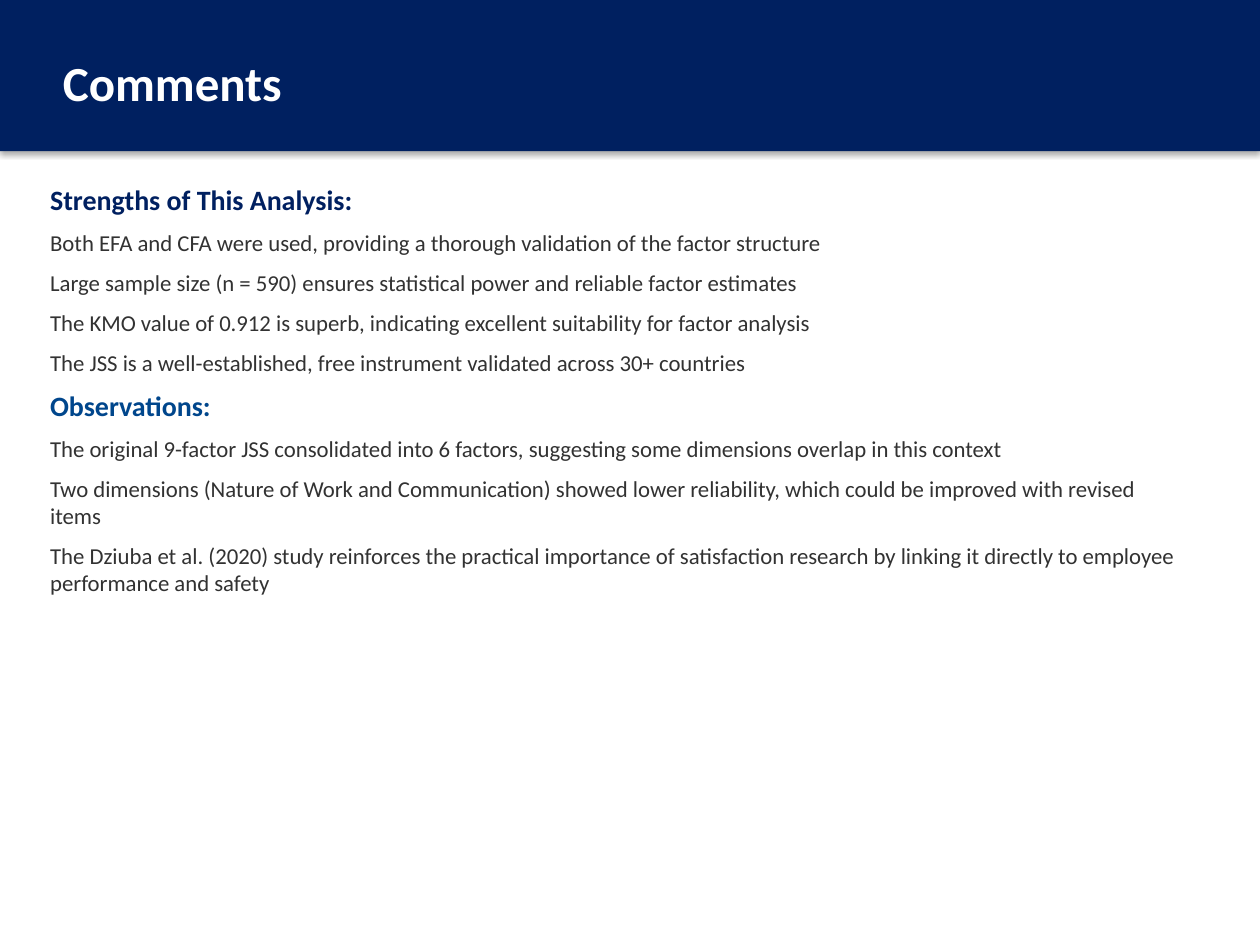
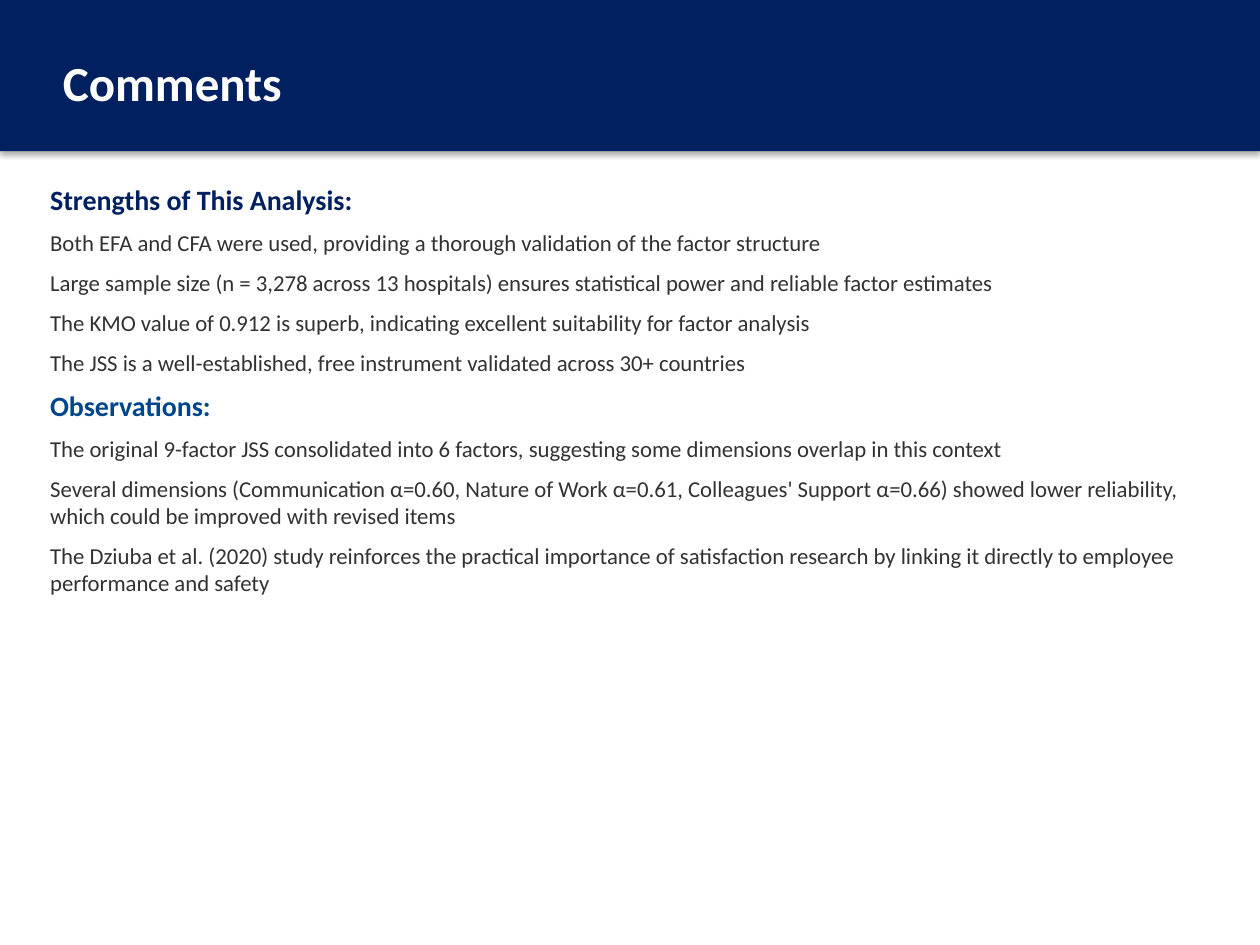
Before and after one commit to thenaivedetective/sp500-stock-performance, a slide deck: slide 22 of Factor_Analysis_JobSatisfaction_Presentation.pptx. Drawn at 1260x945 pixels with LibreOffice and Linux fonts; fonts in the diff are those of the drawing. Boxes give left, top, right and bottom in pixels: in the first picture for what was removed or moved away, otherwise in the second. Text is boxed around its words. In the diff, an @@ line names an element or a change of style, - is before the commit and + after.

```diff
--- a/Factor_Analysis_JobSatisfaction_Presentation.pptx
+++ b/Factor_Analysis_JobSatisfaction_Presentation.pptx
@@ text at (x1=50, y1=274, x2=992, y2=295): text changed @@
-Large sample size (n = 590) ensures statistical power and reliable factor estimates
+Large sample size (n = 3,278 across 13 hospitals) ensures statistical power and reliable factor estimates
@@ text at (x1=50, y1=480, x2=1177, y2=528): text changed @@
-Two dimensions (Nature of Work and Communication) showed lower reliability, which could be improved with revised items
+Several dimensions (Communication α=0.60, Nature of Work α=0.61, Colleagues' Support α=0.66) showed lower reliability, which could be improved with revised items
```
Also in this commit, not shown: 13 other slides changed, 12 other files.
